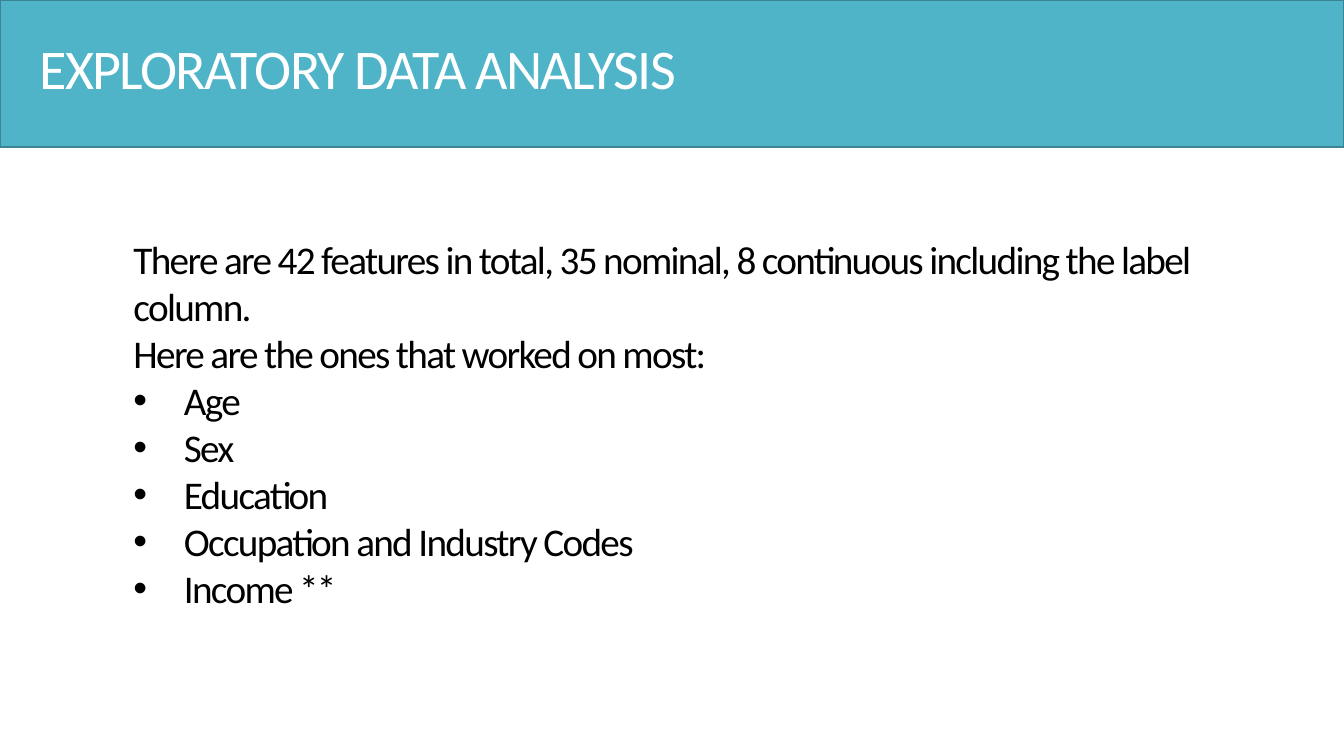
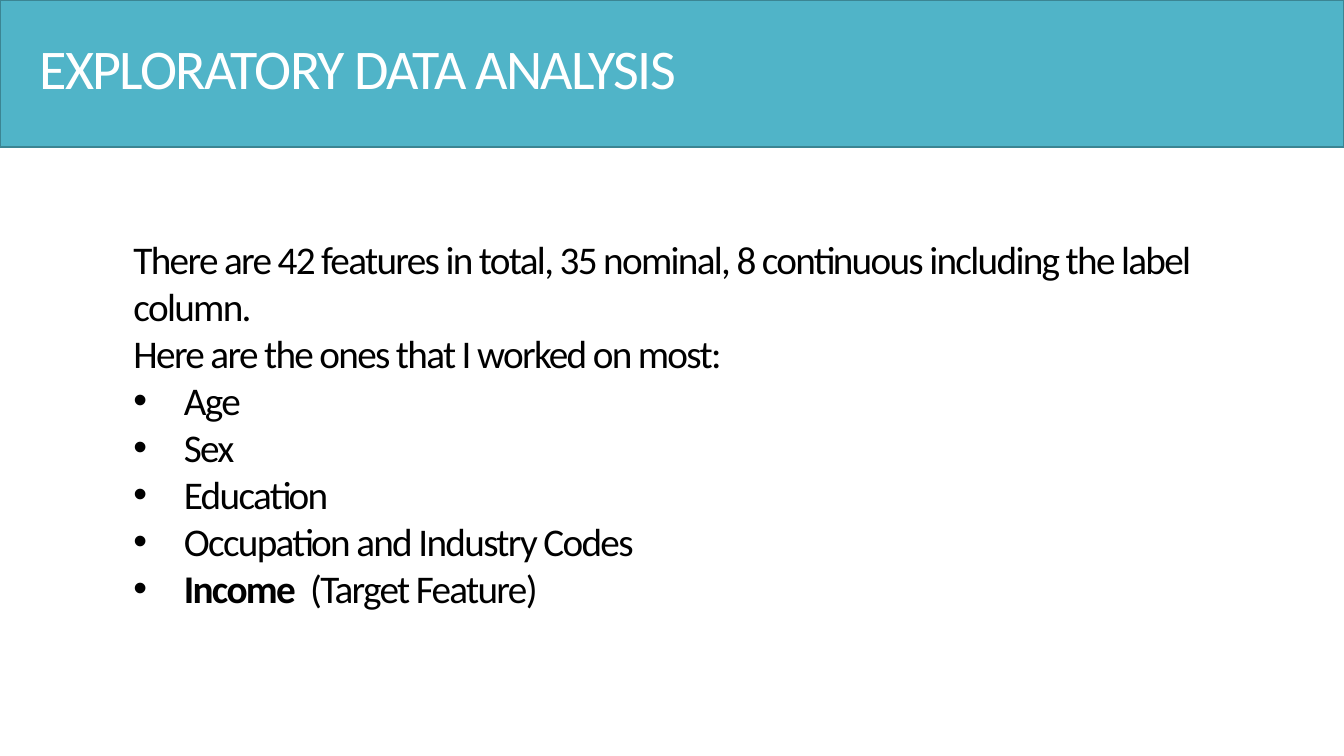
Before and after one commit to Hsgngr/dataiku_income_classification, a slide deck: slide 7 of Task_Presentation.pptx. Drawn at 1344x756 pixels with LibreOffice and Linux fonts; fonts in the diff are those of the drawing. Boxes give left, top, right and bottom in pixels: in the first picture for what was removed or moved away, otherwise in the second. Text is boxed around its words. In the diff, an @@ line names an element or a change of style, - is before the commit and + after.

```diff
--- a/Task_Presentation.pptx
+++ b/Task_Presentation.pptx
@@ text at (x1=133, y1=340, x2=722, y2=369): text changed @@
-Here are the ones that worked on most:
+Here are the ones that I worked on most:
@@ text at (x1=184, y1=574, x2=538, y2=610): text changed @@
-• Income **
+• Income (Target Feature)
```
Also in this commit, not shown: 10 other slides changed, 4 slides added.
